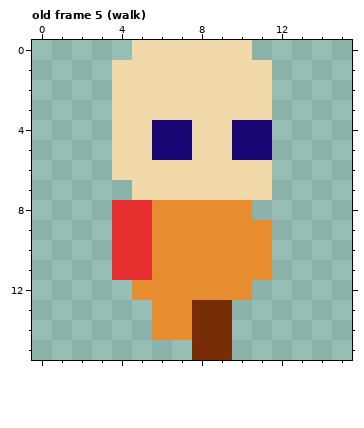
A pixel-art file gets an edit: BumpStrike/Content/big-jumper.aseprite. Above: the version before the commit.
16x16 pixels, 6 frames. Shown: old frame 5 (walk). The commit also changed other frames, which this record leaves out.
The result:
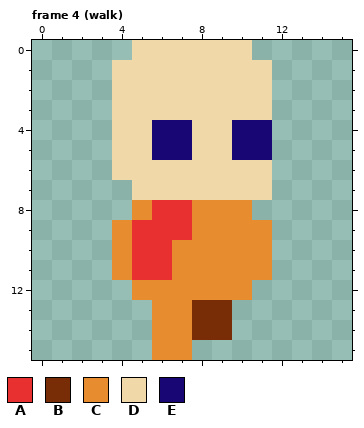
Palette (. is transparent): A #e83030  B #792d06  C #e88c30  D #f0d8a8  E #180674
A new or re-ordered frame is compared with the old frame closest to it.
Message: Actor walk animation now matches it's movement speed.
The edit:
frames 6 -> 8
--- frame 4 (walk) is new; against old frame 5 (walk)
@@ x 2..9 @@
  7 ...DDDDD
- 8 ..AACCCC
- 9 ..AACCCC
-10 ..AACCCC
-11 ..AACCCC
+ 8 ...CAACC
+ 9 ..CAAACC
+10 ..CAACCC
+11 ..CAACCC
 12 ...CCCCC
@@ x 4..11 @@
 14 ..CCBB..
-15 ....BB..
+15 ..CC....
